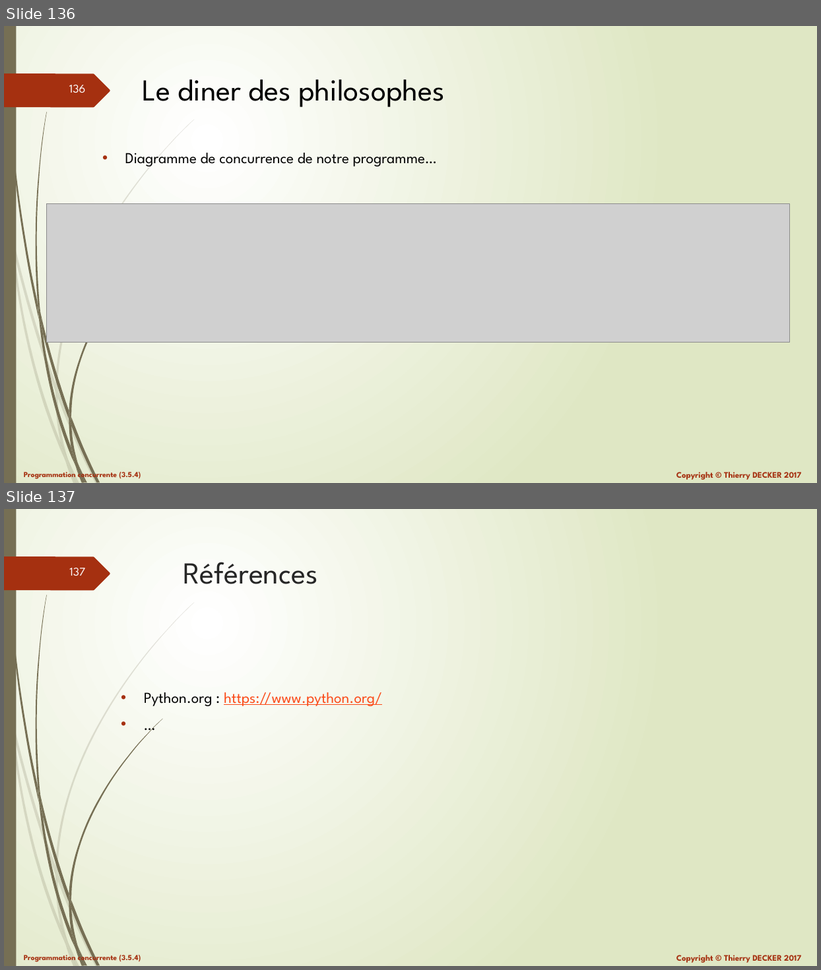
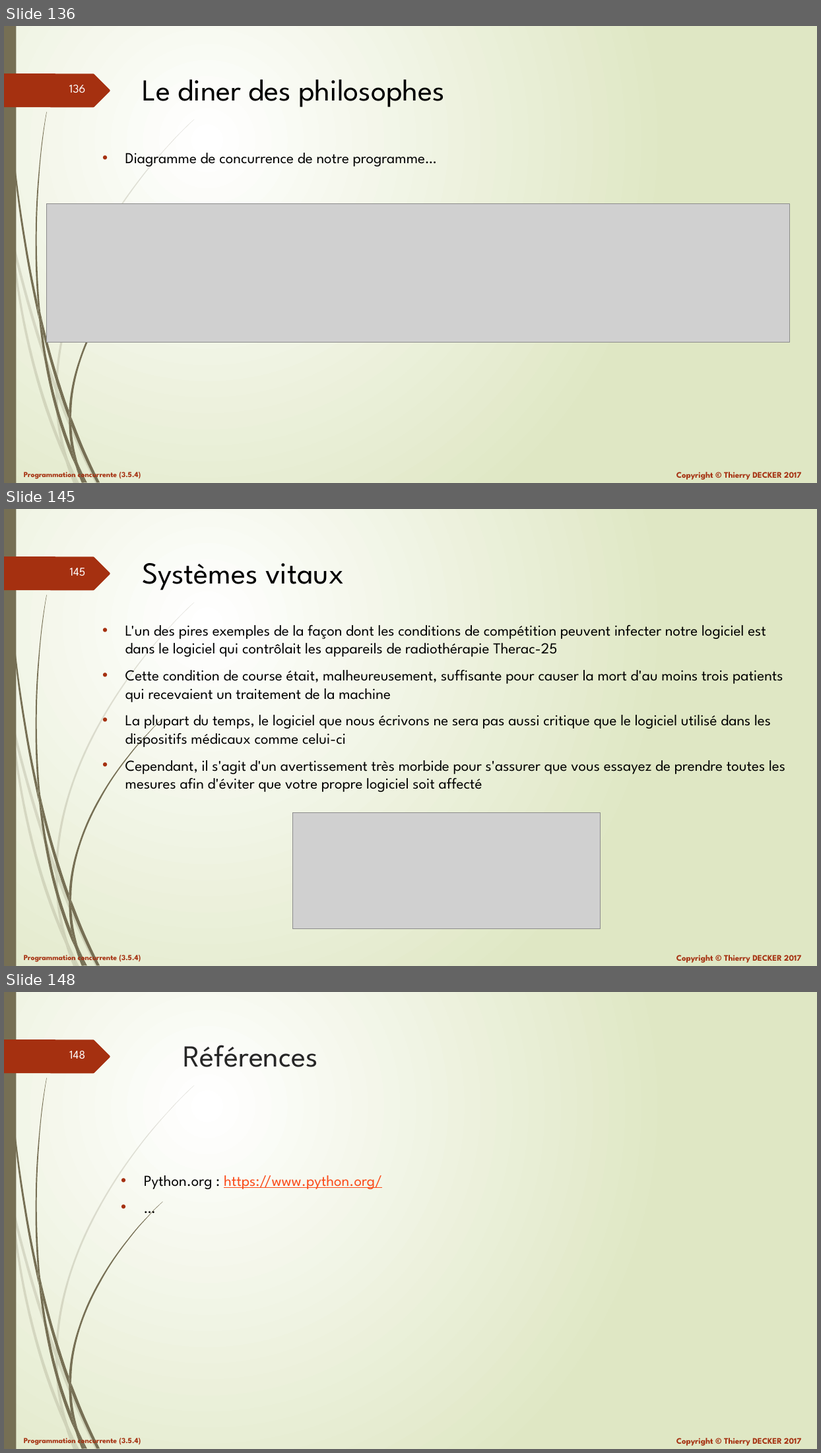
Before and after one commit to VikmanTheRacoon/learning-python, a slide deck: documentations/python-103.pptx. Shown one above the other, each under a label of ours: slides 136 and 137 before the commit, slides 136, 145 and 148 after it; the slides between them are not shown. The pictures are 821x970 and 821x1453 pixels, drawn with LibreOffice and Linux fonts; fonts in the diff are those of the drawing; grey boxes stand for pictures. Boxes give left, top, right and bottom in pixels: in the first picture for what was removed or moved away, otherwise in the second. Text is boxed around its words. In the diff, an @@ line names an element or a change of style, - is before the commit and + after.

```diff
--- a/documentations/python-103.pptx
+++ b/documentations/python-103.pptx
@@ slide 145 added at bbox=[4, 509, 817, 966], background gradient #FFFFFF to #DFE8C4; not listed: 27 template elements that a slide beside it also shows @@
@@ title added at bbox=[142, 563, 344, 590], 36 pt, text #000000 @@
+Systèmes vitaux
@@ text added at bbox=[125, 625, 785, 792], 18 pt, text #000000 @@
+• L'un des pires exemples de la façon dont les conditions de compétition peuvent infecter notre logiciel est dans le logiciel qui contrôlait les appareils de radiothérapie Therac-25
+• Cette condition de course était, malheureusement, suffisante pour causer la mort d'au moins trois patients qui recevaient un traitement de la machine
+• La plupart du temps, le logiciel que nous écrivons ne sera pas aussi critique que le logiciel utilisé dans les dispositifs médicaux comme celui-ci
+• Cependant, il s'agit d'un avertissement très morbide pour s'assurer que vous essayez de prendre toutes les mesures afin d'éviter que votre propre logiciel soit affecté
@@ picture added at bbox=[293, 813, 601, 929] @@
@@ what was slide 137 is now slide 148 @@
@@ page number at bbox=[69, 1051, 85, 1059]: text changed @@
-137
+148
```
Also in this commit, not shown: 10 other slides added, 1 other file.
